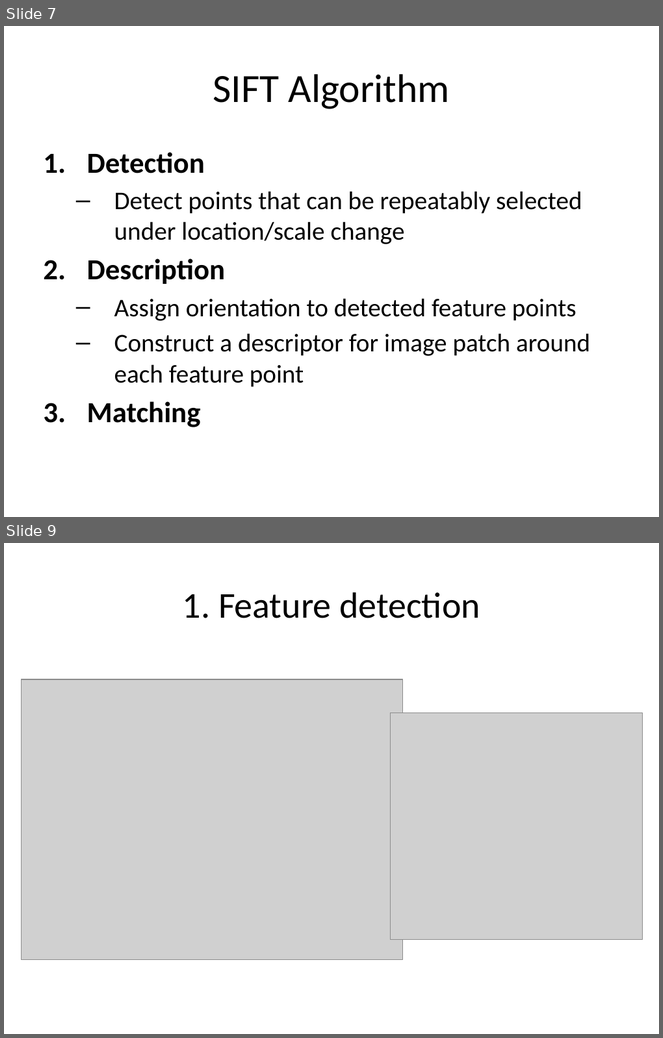
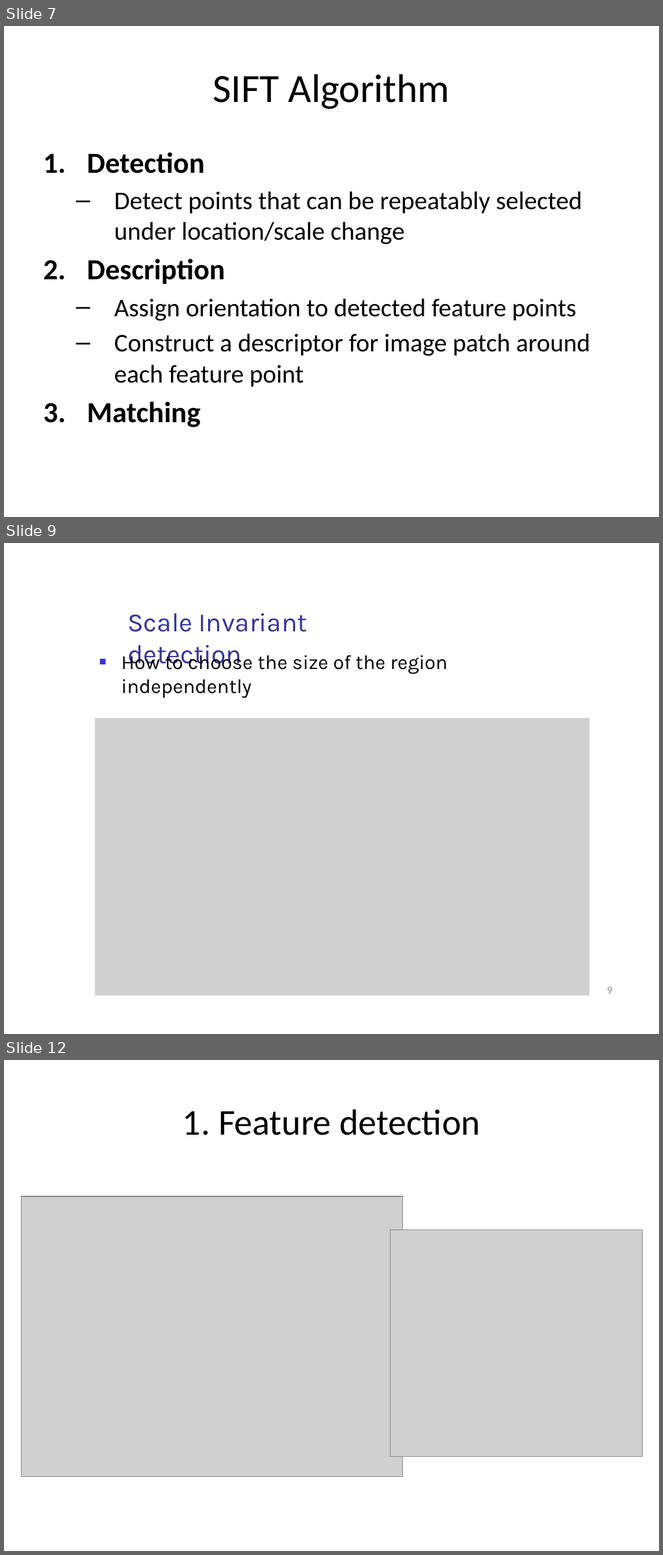
Before and after one commit to amitrokh/CMSC498F, a slide deck: lectures/week_7/SIFT-lecture.pptx. Shown one above the other, each under a label of ours: slides 7 and 9 before the commit, slides 7, 9 and 12 after it; the slides between them are not shown. The pictures are 663x1038 and 663x1555 pixels, drawn with LibreOffice and Linux fonts; fonts in the diff are those of the drawing; grey boxes stand for pictures. Boxes give left, top, right and bottom in pixels: in the first picture for what was removed or moved away, otherwise in the second. Text is boxed around its words. In the diff, an @@ line names an element or a change of style, - is before the commit and + after.

```diff
--- a/lectures/week_7/SIFT-lecture.pptx
+++ b/lectures/week_7/SIFT-lecture.pptx
@@ slide 9 added at (4, 543, 659, 1034), background #FFFFFF @@
@@ text added at (128, 613, 308, 670), 29 pt, text #333399 @@
+Scale Invariant detection
@@ text added at (121, 652, 447, 698), 22 pt, text #000000 @@
+■ How to choose the size of the region independently
@@ picture added at (95, 718, 590, 996) @@
@@ page number added at (607, 987, 612, 994), 12 pt, text #8C8C8C @@
+9
@@ what was slide 9 is now slide 12 @@
```
Also in this commit, not shown: 5 slides changed, 3 other slides added, 3 slides removed.
